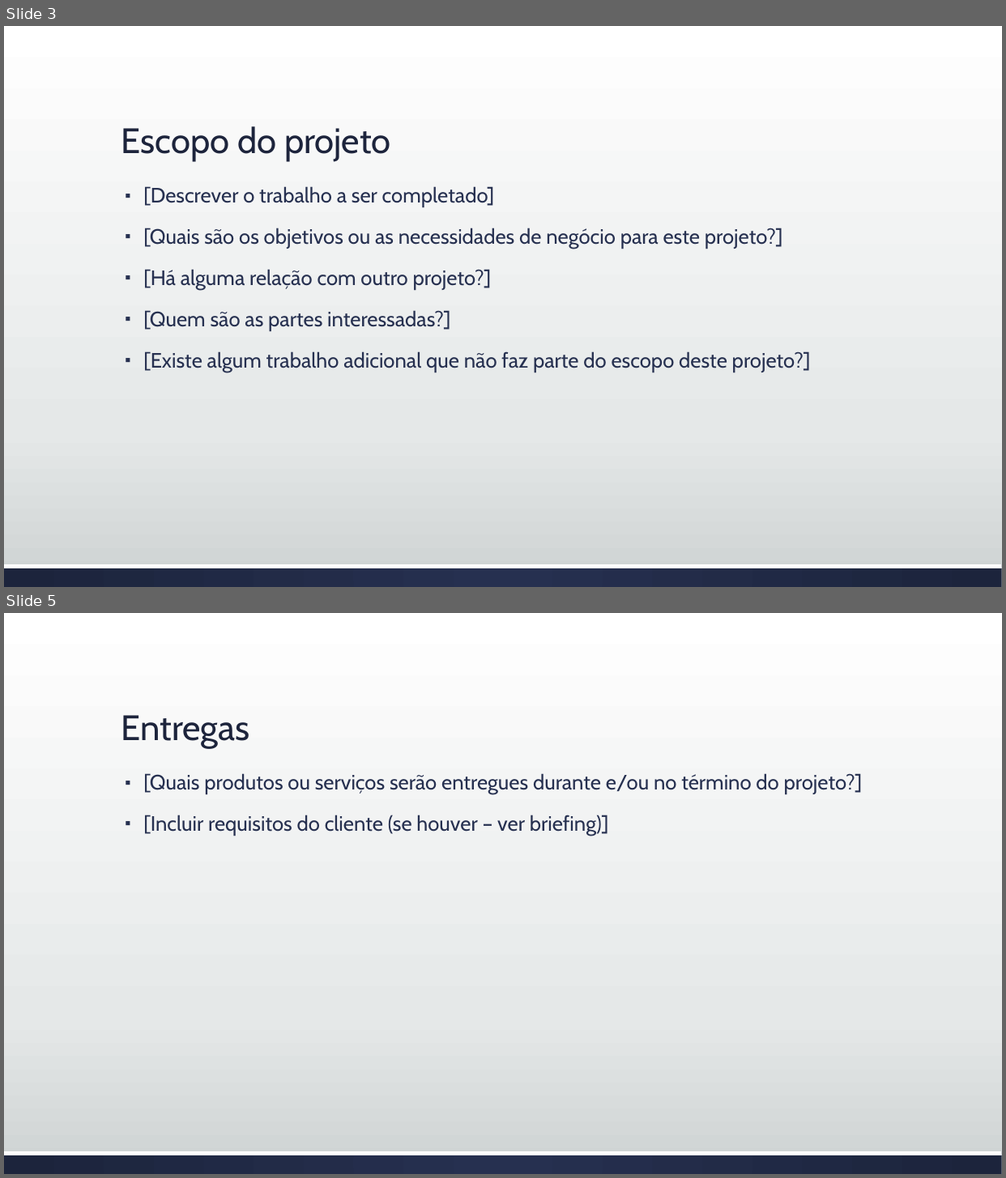
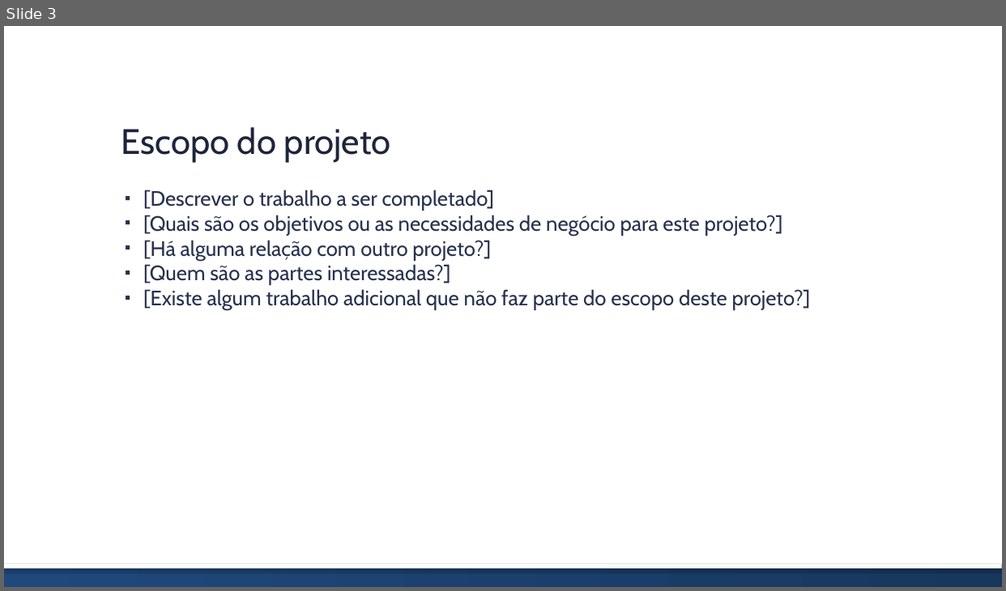
Before and after one commit to brunoedu/gestaoprojetos, a slide deck: Apresentação do projeto FINAL.pptx. Shown one above the other, each under a label of ours: slides 3 and 5 before the commit, slide 3 after it; the slides between them are not shown. The pictures are 1006x1178 and 1006x591 pixels, drawn with LibreOffice and Linux fonts; fonts in the diff are those of the drawing. Boxes give left, top, right and bottom in pixels: in the first picture for what was removed or moved away, otherwise in the second. Text is boxed around its words. In the diff, an @@ line names an element or a change of style, - is before the commit and + after.

```diff
--- a/Apresentação do projeto FINAL.pptx
+++ b/Apresentação do projeto FINAL.pptx
@@ slide 5 removed at <box>4,613,1002,1174</box>, background gradient #FFFFFF to #E5E8E8 to #CDD2D2; not listed: 2 template elements that a slide beside it also shows @@
@@ title removed at <box>121,715,250,749</box> @@
-Entregas
@@ text removed at <box>143,773,863,836</box> @@
-▪ [Quais produtos ou serviços serão entregues durante e/ou no término do projeto?]
-▪ [Incluir requisitos do cliente (se houver – ver briefing)]
@@ slide 3 changed as well @@
@@ background gradient #FFFFFF to #E5E8E8 to #CDD2D2 to #FFFFFF @@
@@ text "[Descrever o trabalho a ser ..." at <box>143,190,811,310</box>: line spacing 0.9 to 1; less space between paragraphs @@
@@ rectangle at <box>4,565,1002,569</box>: shadow on @@
@@ rectangle at <box>4,565,1002,587</box>: fill gradient #263050 to #1D243C to gradient #1F497D to #17375E @@
```
Also in this commit, not shown: 14 other slides changed, 1 slide added.
